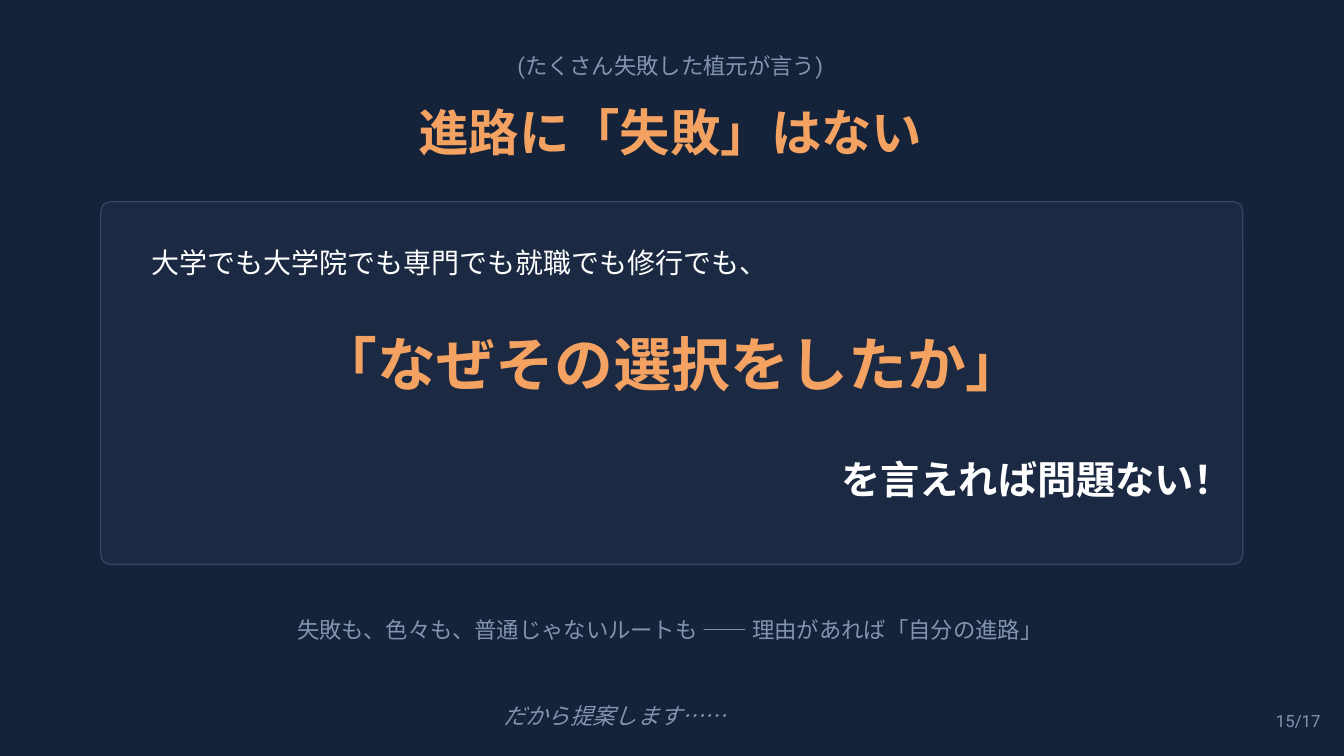
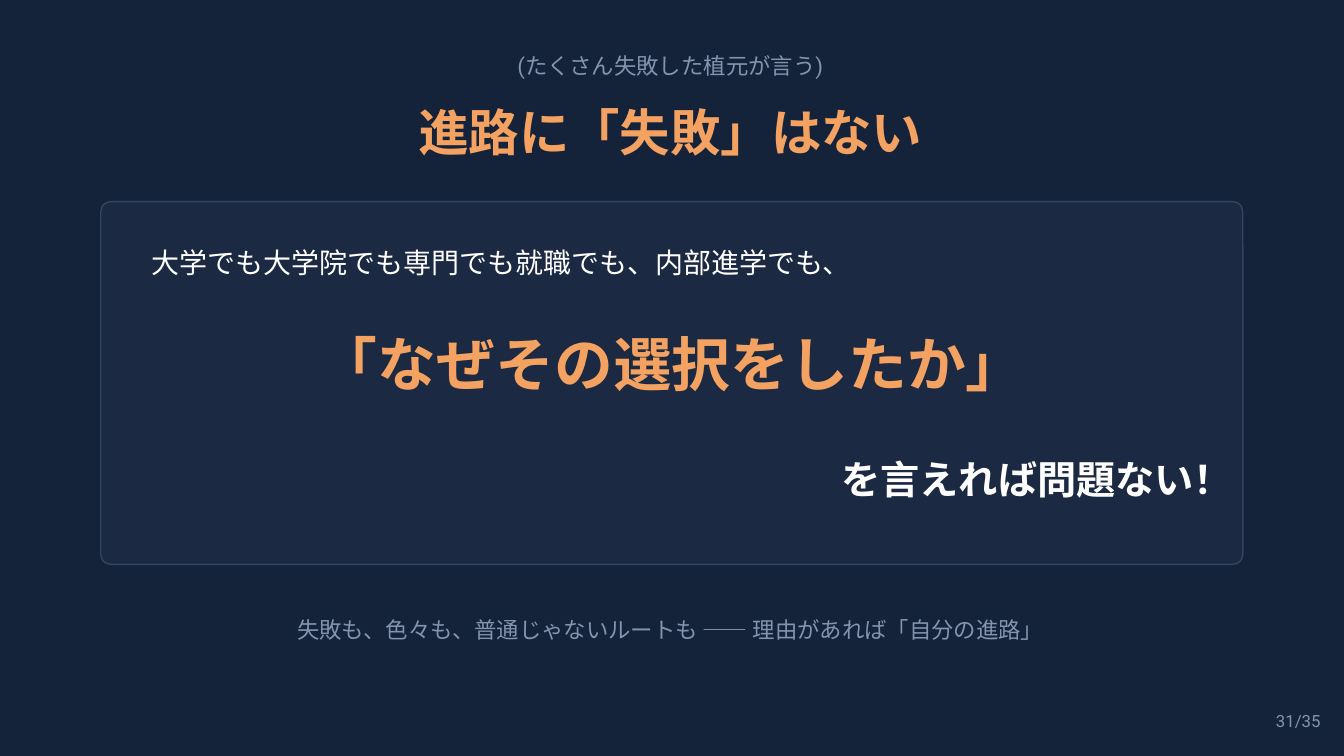
Before and after one commit to syukugennmathto/claude-daily-routines, a slide deck: slide 31 of build/career_talk_setagaya.pptx (slide 15 before the commit). Drawn at 1344x756 pixels with LibreOffice and Linux fonts; fonts in the diff are those of the drawing. Boxes give left, top, right and bottom in pixels: in the first picture for what was removed or moved away, otherwise in the second. Text is boxed around its words. In the diff, an @@ line names an element or a change of style, - is before the commit and + after.

```diff
--- a/build/career_talk_setagaya.pptx
+++ b/build/career_talk_setagaya.pptx
@@ text at box(151, 249, 851, 276): text changed @@
-大学でも大学院でも専門でも就職でも修行でも、
+大学でも大学院でも専門でも就職でも、内部進学でも、
@@ text removed at box(503, 705, 726, 726) @@
-だから提案します……
@@ text at box(1276, 715, 1321, 728): text changed @@
-15/17
+31/35
```
Also in this commit, not shown: 16 other slides changed, 18 slides added, 3 other files.
